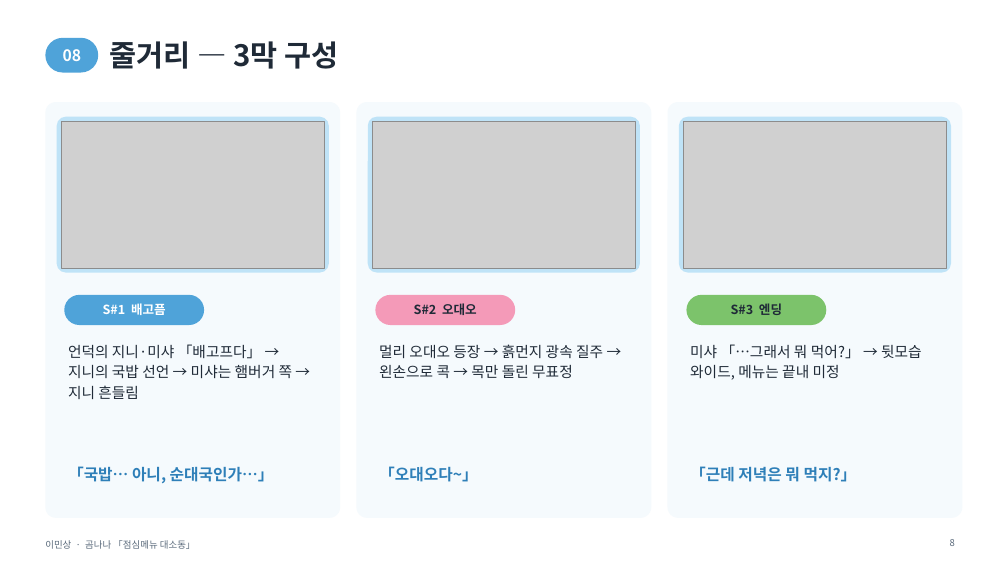
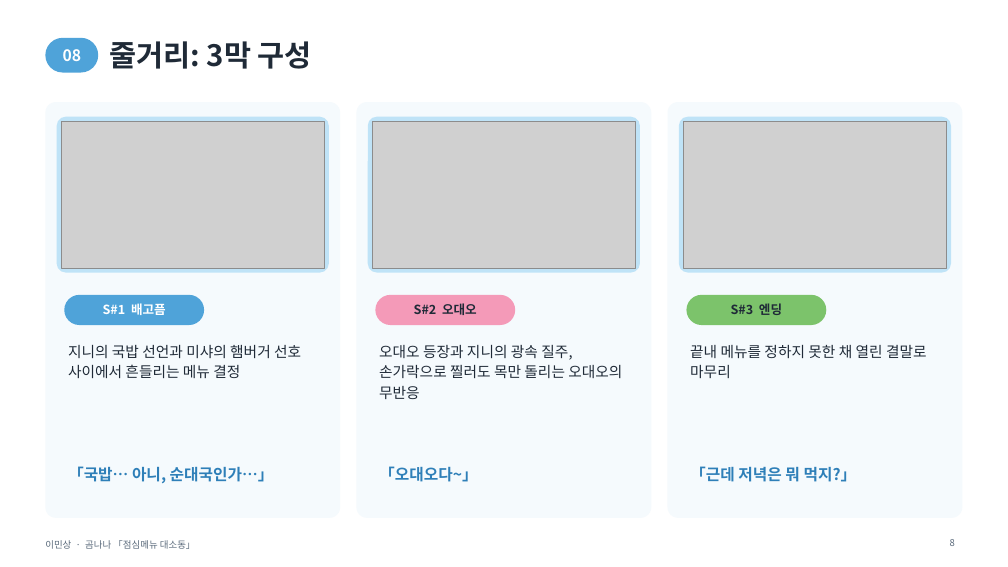
Before and after one commit to chikinx33/H-it, a slide deck: slide 8 of lms/이민상_포트폴리오.pptx. Drawn at 1008x567 pixels with LibreOffice and Linux fonts; fonts in the diff are those of the drawing; grey boxes stand for pictures. Boxes give left, top, right and bottom in pixels: in the first picture for what was removed or moved away, otherwise in the second. Text is boxed around its words. In the diff, an @@ line names an element or a change of style, - is before the commit and + after.

```diff
--- a/lms/이민상_포트폴리오.pptx
+++ b/lms/이민상_포트폴리오.pptx
@@ title at (110,41,312,69): text changed @@
-줄거리 — 3막 구성
+줄거리: 3막 구성
@@ text at (68,345,301,378): text changed @@
-언덕의 지니·미샤 「배고프다」 → 지니의 국밥 선언 → 미샤는 햄버거 쪽 → 지니 흔들림
+지니의 국밥 선언과 미샤의 햄버거 선호 사이에서 흔들리는 메뉴 결정
@@ text at (379,345,622,399): text changed @@
-멀리 오대오 등장 → 흙먼지 광속 질주 → 왼손으로 콕 → 목만 돌린 무표정
+오대오 등장과 지니의 광속 질주, 손가락으로 찔러도 목만 돌리는 오대오의 무반응
@@ text at (690,345,927,378): text changed @@
-미샤 「…그래서 뭐 먹어?」 → 뒷모습 와이드, 메뉴는 끝내 미정
+끝내 메뉴를 정하지 못한 채 열린 결말로 마무리
```
Also in this commit, not shown: 20 other slides changed, 7 other files.
